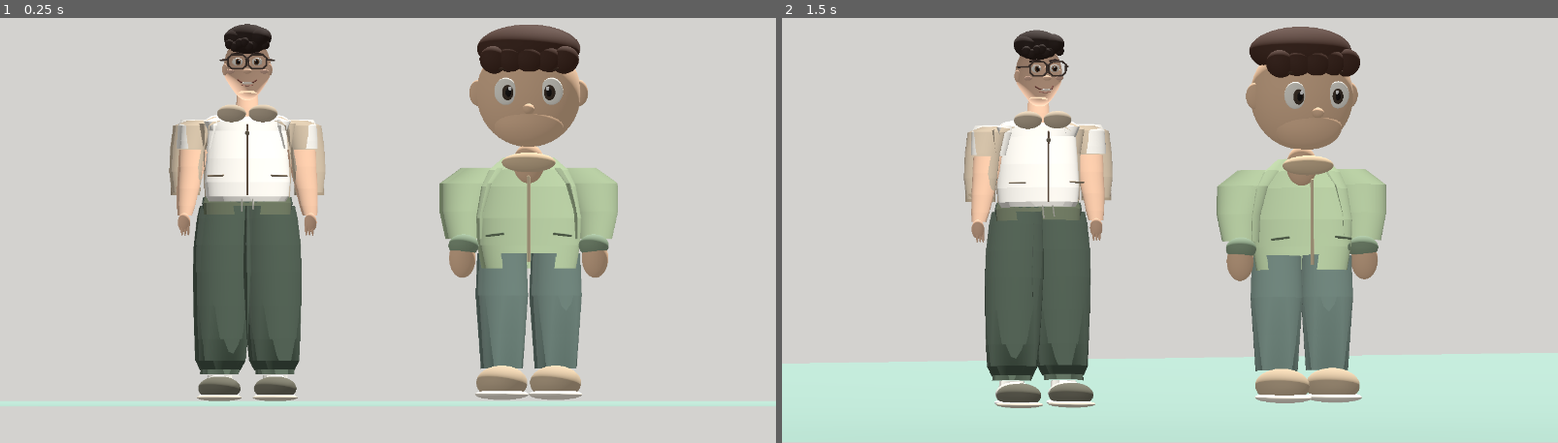
Above: before the commit, frames 1-2 (left to right).
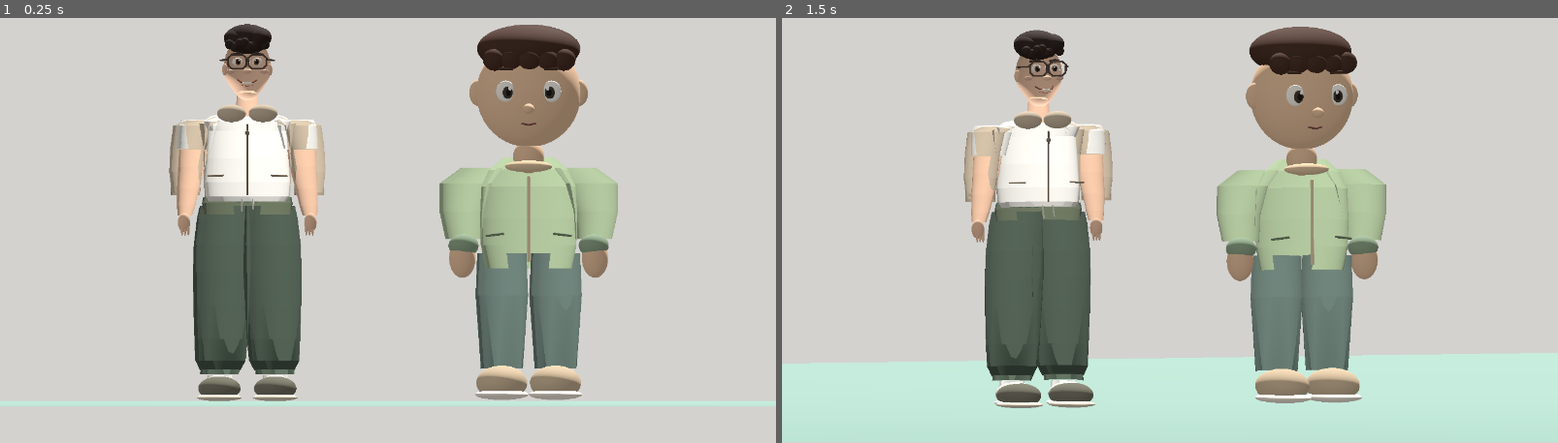
Above: after the commit, the same moments.

Repository: dlsgur3021-ai/inghyuk
Game: Godot game, scene res://main.tscn
The game is run twice, just before and just after one commit, with the same random seed, the same clock (stepped at 60 frames per second) and the same inputs.
Inputs:
- Up to frame 1 (0.25 s): no input
- Up to frame 2 (1.5 s): tap Enter at 0.5 s; tap Space at 1.25 s

The runs differ from the first frame. In frame 1, 0.8% of the frame differs, in the area x 61-75%, y 6-59%; in frame 2, 0.7%.

Commit message:
Refine compact campground character face, head-body continuity and proportions

Diff:
--- a/camp-story-capture/main.gd
+++ b/camp-story-capture/main.gd
@@ -270,9 +270,9 @@
         ellipsoid(r,Vector3(x,.037,-.091),Vector3(.127,.026,.185),"f8f1e4")
     # Body and smooth jacket sleeve shoulder transitions
     tube(r,[
-        [0,.64,0,.225,.145],
-        [0,.75,0,.245,.146],
-        [0,.88,0,.25,.152],
+        [0,.64,0,.205,.133],
+        [0,.75,0,.228,.137],
+        [0,.88,0,.232,.144],
         [0,1.03,0,.225,.147],
         [0,1.11,0,.188,.133],
         [0,1.17,0,.120,.085]
@@ -290,16 +290,16 @@
         ellipsoid(r,Vector3(sx*.316,.688,-.007),Vector3(.063,.094,.068),cream)
         # jetted side pockets
         tube_line(r,[Vector3(sx*.118,.805,-.146),Vector3(sx*.20,.795,-.131)],.006,"77896d")
-    ellipsoid(r,Vector3(0,1.14,0),Vector3(.074,.095,.070),cream)
+    ellipsoid(r,Vector3(0,1.172,0),Vector3(.074,.079,.070),cream)
     # Head shaped as a large compact sculpt, short chin and pronounced cheeks
     ellipsoid(r,Vector3(0,1.475,0),Vector3(.249,.257,.224),cream)
-    ellipsoid(r,Vector3(0,1.328,-.075),Vector3(.167,.108,.148),cream)
+    ellipsoid(r,Vector3(0,1.337,-.042),Vector3(.145,.077,.138),cream)
     for side in [-1.0,1.0]:
         var eye_x: float=side*.109
         ellipsoid(r,Vector3(side*.236,1.477,-.002),Vector3(.047,.064,.032),cream)
-        ellipsoid(r,Vector3(eye_x,1.485,-.203),Vector3(.055,.065,.022),"fcf9ef")
-        ellipsoid(r,Vector3(eye_x-side*.009,1.479,-.225),Vector3(.027,.037,.010),"493d33")
-        ellipsoid(r,Vector3(eye_x-side*.012,1.480,-.234),Vector3(.013,.021,.007),"211e1d")
+        ellipsoid(r,Vector3(eye_x,1.485,-.203),Vector3(.046,.051,.016),"fcf9ef")
+        ellipsoid(r,Vector3(eye_x-side*.009,1.479,-.225),Vector3(.024,.030,.009),"493d33")
+        ellipsoid(r,Vector3(eye_x-side*.012,1.480,-.234),Vector3(.012,.018,.006),"211e1d")
         ellipsoid(r,Vector3(eye_x-side*.019,1.499,-.241),Vector3(.008,.010,.005),"ffffff")
         tube_line(r,[Vector3(eye_x-side*.035,1.591,-.186),Vector3(eye_x+side*.026,1.593,-.186)],.008,"49362b")
     ellipsoid(r,Vector3(0,1.401,-.219),Vector3(.028,.025,.037),cream)
@@ -309,9 +309,9 @@
     for n in range(5):
         var tx: float=-.169+float(n)*.083
         ellipsoid(r,Vector3(tx,1.635,-.175+abs(float(n-2))*.014),
-            Vector3(.071,.066,.058),"4b332a",Vector3(0,0,(float(n)-2.)*.16))
+            Vector3(.055,.052,.048),"4b332a",Vector3(0,0,(float(n)-2.)*.16))
     # Simple boots and color-coded neck scarf
-    ellipsoid(r,Vector3(0,1.145,-.085),Vector3(.128,.047,.057),"e2c8a4")
+    ellipsoid(r,Vector3(0,1.126,-.064),Vector3(.113,.028,.047),"e2c8a4")
 
 # Variant B: full-height adult styled male, soft game-feasible fleece/zip jacket
 func adult_camper(at_x: float) -> void:
